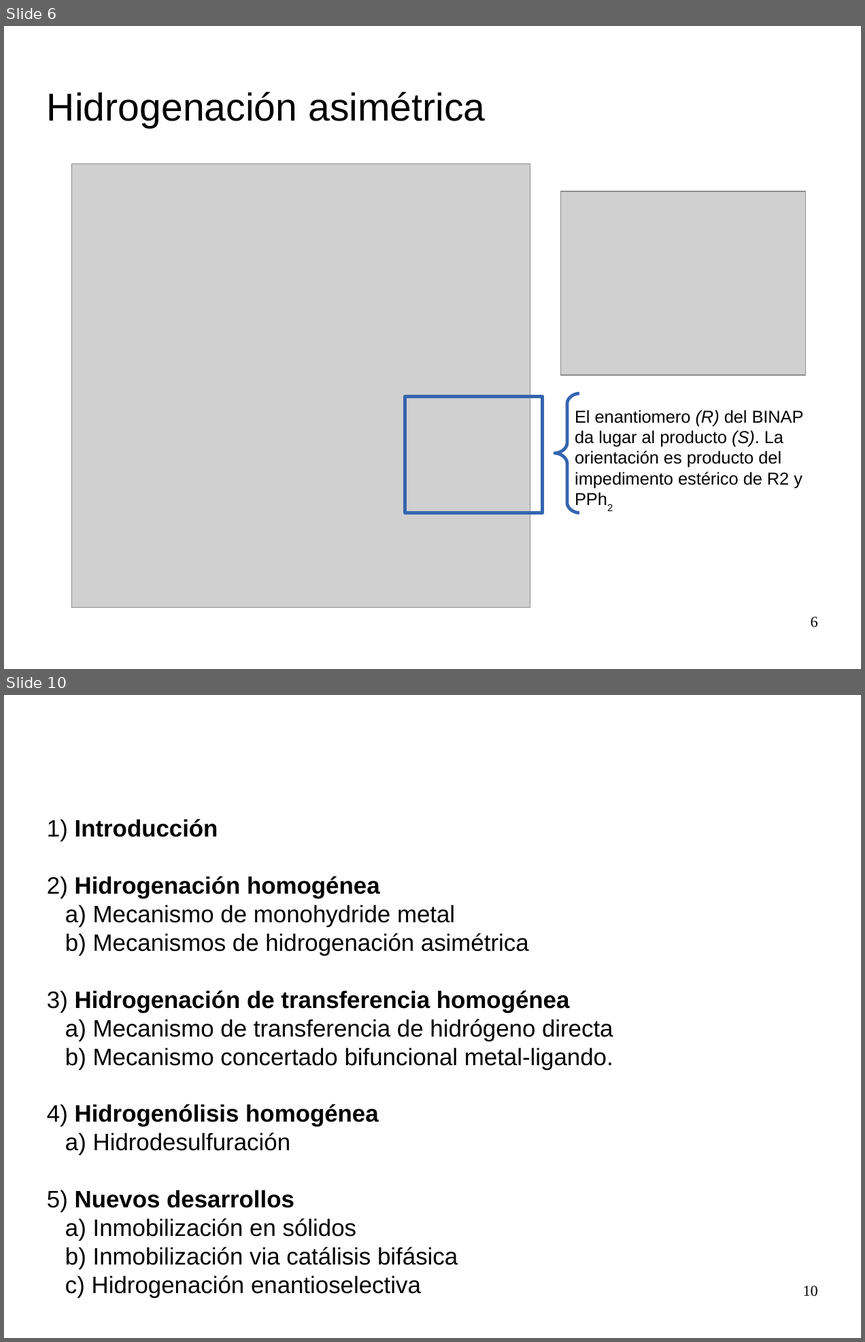
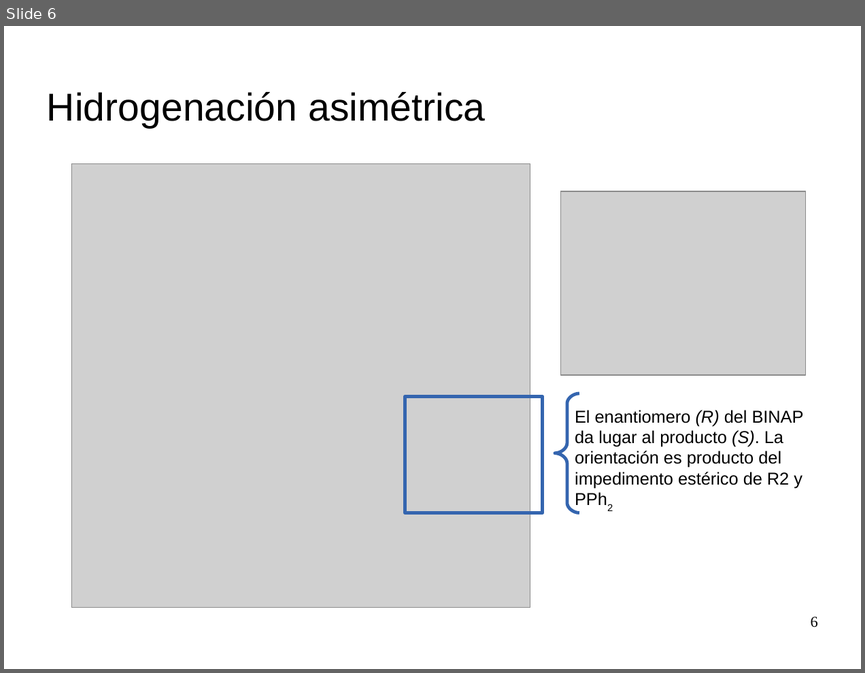
Before and after one commit to jsbarbosa/study-happiness, a slide deck: Lab Q. Avanzada/Inorganica/Seminario/presentacion.odp. Shown one above the other, each under a label of ours: slides 6 and 10 before the commit, slide 6 after it; the slides between them are not shown. The pictures are 865x1342 and 865x673 pixels, drawn with LibreOffice and Linux fonts; fonts in the diff are those of the drawing; grey boxes stand for pictures; background and template pictures are left out. Boxes give left, top, right and bottom in pixels: in the first picture for what was removed or moved away, otherwise in the second. Text is boxed around its words. In the diff, an @@ line names an element or a change of style, - is before the commit and + after.

```diff
--- a/Lab Q. Avanzada/Inorganica/Seminario/presentacion.odp
+++ b/Lab Q. Avanzada/Inorganica/Seminario/presentacion.odp
@@ slide 10 removed at (4,695,861,1338), background picture (left out) @@
@@ subtitle removed at (75,819,613,1293) @@
-1) Introducción
-2) Hidrogenación homogénea
-  a) Mecanismo de monohydride metal
-  b) Mecanismos de hidrogenación asimétrica
-3) Hidrogenación de transferencia homogénea
-  a) Mecanismo de transferencia de hidrógeno directa
-  b) Mecanismo concertado bifuncional metal-ligando.
-4) Hidrogenólisis homogénea
-  a) Hidrodesulfuración
-5) Nuevos desarrollos
-  a) Inmobilización en sólidos
-  b) Inmobilización via catálisis bifásica
-  c) Hidrogenación enantioselectiva
@@ page number removed at (803,1285,818,1296) @@
-10
```
Also in this commit, not shown: 3 slides added, 3 other slides removed, 13 other files.
